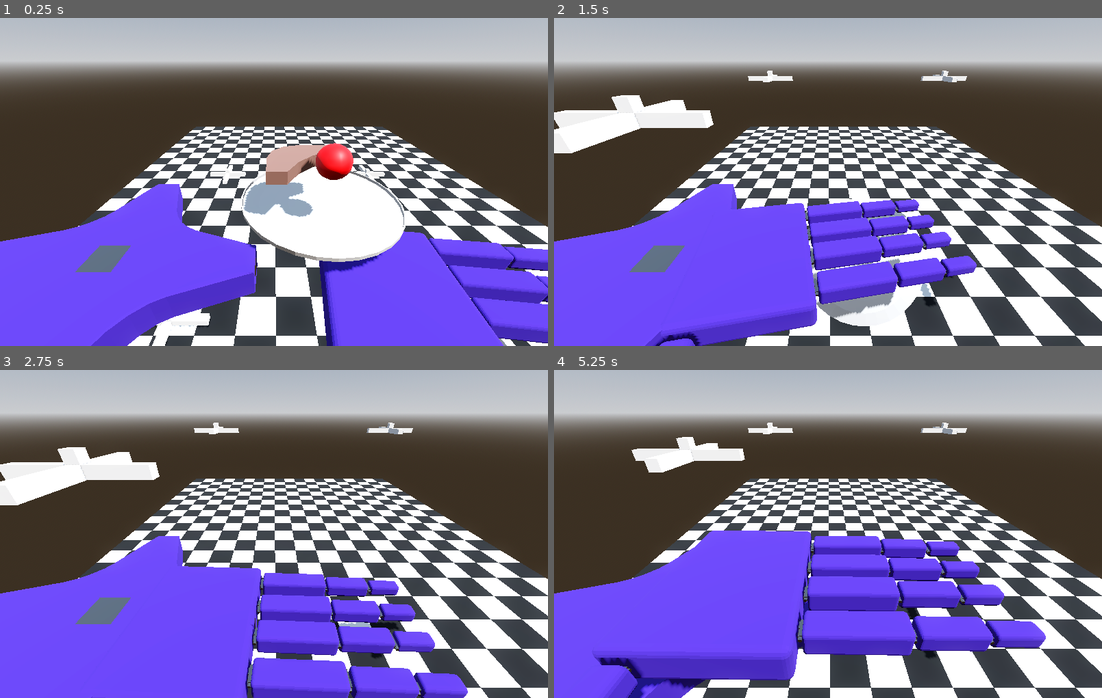
Above: before the commit, frames 1-4 (two rows, left to right).
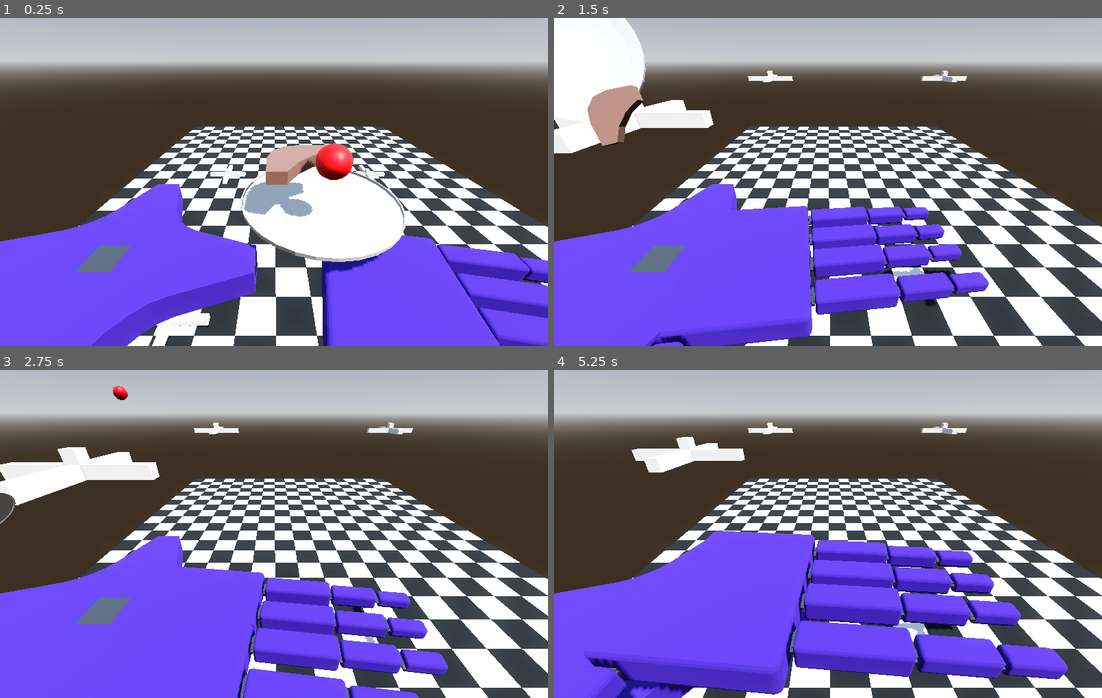
Above: after the commit, the same moments.

Repository: Odoxical/Please-Wait
Game: Godot game, scene res://scenes/Main.tscn
The game is run twice, just before and just after one commit, with the same random seed, the same clock (stepped at 60 frames per second) and the same inputs.
Inputs (mouse positions are in pixels of both pictures, inside the frame that each line leads up to):
- Up to frame 1 (0.25 s): no input
- Up to frame 2 (1.5 s): tap Enter (ui_accept) at 0.5, 0.77, 1.07 s; move the mouse to (855, 182) at 0.52 s; hold Up (ui_up) from 0.53 s (still down); tap Space at 0.6 s; tap R at 0.8, 1.35 s; move the mouse to (800, 182) at 1.27 s
- Up to frame 3 (2.75 s): keep holding Up (ui_up); tap Enter (ui_accept) at 1.52, 1.55, 1.82, 2.1 s; move the mouse to (284, 527) at 2.02 s; tap Space at 2.3 s
- Up to frame 4 (5.25 s): keep holding Up (ui_up); move the mouse to (822, 540) at 2.77 s; tap Mouse wheel down (Scroll_Down) at 2.85 s; tap Enter (ui_accept) at 3.02, 3.32, 3.77, 3.8, 4.07, 4.52, 4.82, 5 s; tap R at 3.05 s; move the mouse to (866, 537) at 3.52 s; hold Mouse wheel up (Scroll_Up) 3.53-4.28 s; move the mouse to (784, 530) at 4.27 s; tap Ctrl (panic) at 4.35 s; tap Space at 4.55 s; move the mouse to (833, 534) at 5.02 s; tap I (select_foot_1) at 5.1 s

The runs differ from the first frame. In frame 1, 3.5% of the frame differs, in the area x 58-100%, y 65-100%; in frame 2, 14%; in frame 3, 10%; in frame 4, 17%, in the area x 5-94%, y 48-100%.

Commit message:
floored

Diff:
--- a/Test2.tscn
+++ b/Test2.tscn
@@ -19,6 +19,12 @@
 
 [sub_resource type="StandardMaterial3D" id="Material_knee"]
 albedo_color = Color(0.2, 0.65, 1, 1)
+
+[sub_resource type="BoxShape3D" id="BoxShape3D_7h64q"]
+size = Vector3(200.0456, 1, 190.62195)
+
+[sub_resource type="BoxShape3D" id="BoxShape3D_f1fu2"]
+size = Vector3(57.38025, 7, 2)
 
 [node name="Node3D" type="Node3D" unique_id=1018644971]
 
@@ -265,8 +271,20 @@
 [node name="Floor" parent="." unique_id=969005094 instance=ExtResource("6_nhswp")]
 transform = Transform3D(0.1, 0, 0, 0, 0.1, 0, 0, 0, 0.1, -5.875, -1.112, 4.211)
 
+[node name="StaticBody3D" type="StaticBody3D" parent="Floor" unique_id=1676797442]
+
+[node name="CollisionShape3D" type="CollisionShape3D" parent="Floor/StaticBody3D" unique_id=618858364]
+transform = Transform3D(1, 0, 0, 0, 1, 0, 0, 0, 1, 95.017426, 0.07256603, -80.26166)
+shape = SubResource("BoxShape3D_7h64q")
+
+[node name="StaticBody3D2" type="StaticBody3D" parent="Floor" unique_id=1352022486]
+
+[node name="CollisionShape3D" type="CollisionShape3D" parent="Floor/StaticBody3D2" unique_id=1430926957]
+transform = Transform3D(1, 0, 0, 0, 1, 0, 0, 0, 1, 58.190125, 3, -59.500004)
+shape = SubResource("BoxShape3D_f1fu2")
+
 [node name="WorldEnvironment" type="WorldEnvironment" parent="." unique_id=993865804]
 environment = ExtResource("8_6soe1")
 
 [node name="Foods" parent="." unique_id=938991637 instance=ExtResource("10_f1fu2")]
-transform = Transform3D(0.08, 0, 0, 0, 0.08, 0, 0, 0, 0.08, 0.102532744, 0.09822338, -0.11097121)
+transform = Transform3D(0.08, 0, 0, 0, 0.08, 0, 0, 0, 0.08, 0.102532744, 0.26474398, 0.33462578)
--- /dev/null
+++ b/resources/Testing/test-grounds/Test2d.tscn
@@ -0,0 +1,76 @@
+[gd_scene format=3 uid="uid://dpjqn644l77r1"]
+
+[ext_resource type="Texture2D" uid="uid://bj0xq3ur3357q" path="res://icon.svg" id="1_2skwu"]
+[ext_resource type="Script" uid="uid://cqh0u51ywcua7" path="res://draggable.gd" id="2_wq2sw"]
+
+[sub_resource type="RectangleShape2D" id="RectangleShape2D_wq2sw"]
+size = Vector2(130, 133)
+
+[sub_resource type="RectangleShape2D" id="RectangleShape2D_7uqfo"]
+size = Vector2(506, 224)
+
+[node name="Node2D" type="Node2D" unique_id=308840164]
+
+[node name="DampedSpringJoint2D" type="DampedSpringJoint2D" parent="." unique_id=1200040812]
+node_a = NodePath("Body A")
+node_b = NodePath("Button/Body B")
+bias = 0.9
+length = 250.0
+rest_length = 328.0
+stiffness = 1.0
+
+[node name="Body A" type="RigidBody2D" parent="DampedSpringJoint2D" unique_id=2024655645]
+gravity_scale = 3.0
+
+[node name="CollisionShape2D" type="CollisionShape2D" parent="DampedSpringJoint2D/Body A" unique_id=2018104468]
+shape = SubResource("RectangleShape2D_wq2sw")
+
+[node name="Icon" type="Sprite2D" parent="DampedSpringJoint2D/Body A/CollisionShape2D" unique_id=2005249625]
+texture = ExtResource("1_2skwu")
+
+[node name="Button" type="Button" parent="DampedSpringJoint2D" unique_id=1792551355]
+offset_left = -64.0
+offset_top = 186.0
+offset_right = 64.0
+offset_bottom = 314.0
+icon = ExtResource("1_2skwu")
+script = ExtResource("2_wq2sw")
+metadata/_edit_use_anchors_ = true
+
+[node name="Body B" type="RigidBody2D" parent="DampedSpringJoint2D/Button" unique_id=1207874894]
+position = Vector2(64, 64)
+collision_layer = 2
+collision_mask = 2
+mass = 10.0
+gravity_scale = 0.0
+
+[node name="CollisionShape2D" type="CollisionShape2D" parent="DampedSpringJoint2D/Button/Body B" unique_id=2096801238]
+shape = SubResource("RectangleShape2D_wq2sw")
+
+[node name="Icon" type="Sprite2D" parent="DampedSpringJoint2D/Button/Body B" unique_id=2124082201]
+texture = ExtResource("1_2skwu")
+
+[node name="Camera2D" type="Camera2D" parent="." unique_id=2096401232]
+offset = Vector2(0, 250)
+
+[node name="StaticBody2D" type="StaticBody2D" parent="." unique_id=98894408]
+position = Vector2(-9, 452)
+collision_layer = 2
+collision_mask = 2
+
+[node name="CollisionShape2D2" type="CollisionShape2D" parent="StaticBody2D" unique_id=877932934]
+position = Vector2(9, -202)
+shape = SubResource("RectangleShape2D_7uqfo")
+debug_color = Color(0.54832876, 0.5648359, 0, 0.41960785)
+
+[node name="Unconnected Body C" type="RigidBody2D" parent="." unique_id=1651076064]
+gravity_scale = 3.0
+
+[node name="CollisionShape2D" type="CollisionShape2D" parent="Unconnected Body C" unique_id=1203821959]
+shape = SubResource("RectangleShape2D_wq2sw")
+
+[node name="Icon" type="Sprite2D" parent="Unconnected Body C/CollisionShape2D" unique_id=1744095222]
+texture = ExtResource("1_2skwu")
+
+[connection signal="button_down" from="DampedSpringJoint2D/Button" to="DampedSpringJoint2D/Button" method="_on_button_down"]
+[connection signal="button_up" from="DampedSpringJoint2D/Button" to="DampedSpringJoint2D/Button" method="_on_button_up"]
--- /dev/null
+++ b/resources/Testing/test-grounds/character_body_3d.gd
@@ -0,0 +1,28 @@
+extends CharacterBody3D
+
+
+const SPEED = 5.0
+const JUMP_VELOCITY = 4.5
+
+
+func _physics_process(delta: float) -> void:
+	# Add the gravity.
+	if not is_on_floor():
+		velocity += get_gravity() * delta
+
+	# Handle jump.
+	if Input.is_action_just_pressed("ui_accept") and is_on_floor():
+		velocity.y = JUMP_VELOCITY
+
+	# Get the input direction and handle the movement/deceleration.
+	# As good practice, you should replace UI actions with custom gameplay actions.
+	var input_dir := Input.get_vector("ui_left", "ui_right", "ui_up", "ui_down")
+	var direction := (transform.basis * Vector3(input_dir.x, 0, input_dir.y)).normalized()
+	if direction:
+		velocity.x = direction.x * SPEED
+		velocity.z = direction.z * SPEED
+	else:
+		velocity.x = move_toward(velocity.x, 0, SPEED)
+		velocity.z = move_toward(velocity.z, 0, SPEED)
+
+	move_and_slide()
--- /dev/null
+++ b/resources/Testing/test-grounds/draggable.gd
@@ -0,0 +1,15 @@
+extends Button
+
+var dragging = false
+var of = Vector2(0,0)
+
+func _process(delta):
+	if dragging:
+		global_position = get_global_mouse_position()-of
+
+func _on_button_down() -> void:
+	dragging = true
+	of = get_global_mouse_position() - global_position
+
+func _on_button_up() -> void:
+	dragging = false
--- /dev/null
+++ b/resources/Testing/test-grounds/icon.svg
@@ -0,0 +1 @@
+<svg xmlns="http://www.w3.org/2000/svg" width="128" height="128"><rect width="124" height="124" x="2" y="2" fill="#363d52" stroke="#212532" stroke-width="4" rx="14"/><g fill="#fff" transform="translate(12.322 12.322)scale(.101)"><path d="M105 673v33q407 354 814 0v-33z"/><path fill="#478cbf" d="m105 673 152 14q12 1 15 14l4 67 132 10 8-61q2-11 15-15h162q13 4 15 15l8 61 132-10 4-67q3-13 15-14l152-14V427q30-39 56-81-35-59-83-108-43 20-82 47-40-37-88-64 7-51 8-102-59-28-123-42-26 43-46 89-49-7-98 0-20-46-46-89-64 14-123 42 1 51 8 102-48 27-88 64-39-27-82-47-48 49-83 108 26 42 56 81zm0 33v39c0 276 813 276 814 0v-39l-134 12-5 69q-2 10-14 13l-162 11q-12 0-16-11l-10-65H446l-10 65q-4 11-16 11l-162-11q-12-3-14-13l-5-69z"/><path d="M483 600c0 34 58 34 58 0v-86c0-34-58-34-58 0z"/><circle cx="725" cy="526" r="90"/><circle cx="299" cy="526" r="90"/></g><g fill="#414042" transform="translate(12.322 12.322)scale(.101)"><circle cx="307" cy="532" r="60"/><circle cx="717" cy="532" r="60"/></g></svg>
--- /dev/null
+++ b/resources/Testing/test-grounds/mesh_instance_2d.gd
@@ -0,0 +1,6 @@
+extends MeshInstance2D
+
+
+
+func _process(delta: float) -> void:
+	on_
--- /dev/null
+++ b/resources/Testing/test-grounds/node_3d.gd
@@ -0,0 +1,290 @@
+extends Node3D
+
+# spring_demo.gd
+#
+# Attach to a Node3D as the root of an empty scene.
+# Builds a vertical mass-spring system entirely in code using
+# Generic6DOFJoint3D's built-in linear spring on the Y axis.
+#
+# Controls at runtime:
+#   Space     → apply upward impulse   (compress the spring)
+#   Down      → apply downward impulse (stretch the spring)
+#   R         → reset bob to initial position
+#
+# Requires Godot 4.x (tested with Jolt and Bullet physics backends).
+#
+# Scene tree produced at runtime:
+#
+#   Node3D          ← this script
+#   ├── Anchor      (StaticBody3D)
+#   ├── Bob         (RigidBody3D)
+#   ├── SpringJoint (Generic6DOFJoint3D)
+#   ├── SpringHelix (MeshInstance3D  — redrawn every frame)
+#   ├── Camera3D
+#   └── DirectionalLight3D
+
+# ── Spring parameters ─────────────────────────────────────────────────────────
+
+@export_group("Spring")
+
+## Spring stiffness constant k in N/m.
+## For reference: critical damping occurs when damping = 2·√(mass·stiffness)
+@export var spring_stiffness: float = 20.0
+
+## Damping coefficient.  0 = no damping; ~2·√(k·m) = critical (no overshoot).
+@export var spring_damping: float = 2.0
+
+## Distance from anchor to the spring's zero-force (equilibrium) point.
+## Gravity will shift the actual resting position a little below this — that
+## is physically correct behaviour (identical to a real hanging spring).
+@export var rest_length: float = 2.5
+
+
+# ── Hanging body ──────────────────────────────────────────────────────────────
+
+@export_group("Hanging Body")
+
+@export var bob_mass: float = 1.0
+
+## Extra downward offset applied at startup to kick the oscillation going.
+@export var initial_displacement: float = 0.8
+
+
+# ── Helix visual ──────────────────────────────────────────────────────────────
+
+@export_group("Spring Visual")
+
+@export var helix_coils: int = 8
+@export var helix_radius: float = 0.15
+@export var spring_color: Color = Color(0.25, 0.90, 0.40)
+
+
+# ── Private references ────────────────────────────────────────────────────────
+
+var _anchor : StaticBody3D
+var _bob    : RigidBody3D
+var _joint  : Generic6DOFJoint3D
+
+var _helix_mi  : MeshInstance3D   # scene node that holds the mesh
+var _helix_im  : ImmediateMesh    # rebuilt each frame to trace the coil
+var _helix_mat : StandardMaterial3D
+
+
+# ═════════════════════════════════════════════════════════════════════════════
+# Lifecycle
+# ═════════════════════════════════════════════════════════════════════════════
+
+func _ready() -> void:
+	_create_anchor()
+	_create_bob()
+	_create_joint()
+	_create_helix_visual()
+	_create_camera_and_light()
+
+
+func _process(_delta: float) -> void:
+	_redraw_helix()
+
+
+func _unhandled_input(event: InputEvent) -> void:
+	if not (event is InputEventKey and event.pressed):
+		return
+	if not is_instance_valid(_bob):
+		return
+
+	match event.keycode:
+		KEY_SPACE:
+			_bob.apply_central_impulse(Vector3(0.0,  5.0, 0.0))  # compress
+		KEY_DOWN:
+			_bob.apply_central_impulse(Vector3(0.0, -5.0, 0.0))  # stretch
+		KEY_R:
+			# Reset the bob to its starting position and kill velocity
+			_bob.linear_velocity  = Vector3.ZERO
+			_bob.angular_velocity = Vector3.ZERO
+			_bob.global_position  = Vector3(0.0, -(rest_length + initial_displacement), 0.0)
+
+
+# ═════════════════════════════════════════════════════════════════════════════
+# Scene construction
+# ═════════════════════════════════════════════════════════════════════════════
+
+func _create_anchor() -> void:
+	_anchor      = StaticBody3D.new()
+	_anchor.name = "Anchor"
+	add_child(_anchor)
+
+	# A collision shape is required for the physics engine to acknowledge it.
+	var col := CollisionShape3D.new()
+	col.shape = SphereShape3D.new()
+	_anchor.add_child(col)
+
+	# Visual — small grey ball marks the ceiling attachment point.
+	var mi  := MeshInstance3D.new()
+	var sm  := SphereMesh.new()
+	sm.radius = 0.15
+	sm.height = 0.30
+	mi.mesh   = sm
+	var mat           := StandardMaterial3D.new()
+	mat.albedo_color   = Color(0.80, 0.80, 0.80)
+	mi.material_override = mat
+	_anchor.add_child(mi)
+
+
+func _create_bob() -> void:
+	_bob          = RigidBody3D.new()
+	_bob.name     = "Bob"
+	_bob.mass     = bob_mass
+	# Start displaced so there is something to oscillate from the first frame.
+	_bob.position = Vector3(0.0, -(rest_length + initial_displacement), 0.0)
+	add_child(_bob)
+
+	var col := CollisionShape3D.new()
+	var box := BoxShape3D.new()
+	box.size    = Vector3(0.5, 0.5, 0.5)
+	col.shape   = box
+	_bob.add_child(col)
+
+	var mi := MeshInstance3D.new()
+	var bm := BoxMesh.new()
+	bm.size = Vector3(0.5, 0.5, 0.5)
+	mi.mesh = bm
+	var mat          := StandardMaterial3D.new()
+	mat.albedo_color  = Color(0.20, 0.45, 0.90)
+	mi.material_override = mat
+	_bob.add_child(mi)
+
+
+func _create_joint() -> void:
+	_joint      = Generic6DOFJoint3D.new()
+	_joint.name = "SpringJoint"
+	add_child(_joint)   # must be in the tree before accessing global_position
+
+	# Link the two bodies.  get_path() returns an absolute NodePath which
+	# Generic6DOFJoint3D resolves from the scene root — always valid here
+	# because both bodies were already added via add_child().
+	_joint.node_a = _anchor.get_path()
+	_joint.node_b = _bob.get_path()
+
+	# Place the joint at the anchor.  This becomes the origin of the joint's
+	# local reference frame — all limit and spring values are in this frame.
+	_joint.global_position = _anchor.global_position
+
+	# ── X linear: locked ────────────────────────────────────────────────────
+	# Setting lower == upper == 0 pins the axis; no spring applied.
+	_lock_linear_axis(Vector3.AXIS_X)
+
+	# ── Y linear: spring axis ───────────────────────────────────────────────
+	#
+	# We give the bob a generous travel range so the hard limits are only
+	# ever reached if something extreme happens (very large impulse, etc.).
+	_joint.set_flag_y(Generic6DOFJoint3D.FLAG_ENABLE_LINEAR_LIMIT, true)
+	_joint.set_param_y(Generic6DOFJoint3D.PARAM_LINEAR_LOWER_LIMIT, -(rest_length + 4.0))
+	_joint.set_param_y(Generic6DOFJoint3D.PARAM_LINEAR_UPPER_LIMIT,  0.5)
+
+	# The spring pulls node_b toward the equilibrium point.
+	# In joint-local Y coordinates: -rest_length means rest_length below the
+	# anchor.  Gravity shifts the actual resting height a little further down.
+	_joint.set_flag_y(Generic6DOFJoint3D.FLAG_ENABLE_LINEAR_SPRING, true)
+	_joint.set_param_y(Generic6DOFJoint3D.PARAM_LINEAR_SPRING_STIFFNESS,        spring_stiffness)
+	_joint.set_param_y(Generic6DOFJoint3D.PARAM_LINEAR_SPRING_DAMPING,          spring_damping)
+	_joint.set_param_y(Generic6DOFJoint3D.PARAM_LINEAR_SPRING_EQUILIBRIUM_POINT, -rest_length)
+
+	# ── Z linear: locked ────────────────────────────────────────────────────
+	_lock_linear_axis(Vector3.AXIS_Z)
+
+	# ── All angular axes: locked ─────────────────────────────────────────────
+	# Prevents the bob from spinning; it can only translate along Y.
+	_lock_angular_axis(Vector3.AXIS_X)
+	_lock_angular_axis(Vector3.AXIS_Y)
+	_lock_angular_axis(Vector3.AXIS_Z)
+
+
+## Constrain a linear axis to zero displacement (rigid — no spring).
+func _lock_linear_axis(axis: int) -> void:
+	match axis:
+		Vector3.AXIS_X:
+			_joint.set_flag_x(Generic6DOFJoint3D.FLAG_ENABLE_LINEAR_LIMIT, true)
+			_joint.set_param_x(Generic6DOFJoint3D.PARAM_LINEAR_LOWER_LIMIT, 0.0)
+			_joint.set_param_x(Generic6DOFJoint3D.PARAM_LINEAR_UPPER_LIMIT, 0.0)
+		Vector3.AXIS_Y:
+			_joint.set_flag_y(Generic6DOFJoint3D.FLAG_ENABLE_LINEAR_LIMIT, true)
+			_joint.set_param_y(Generic6DOFJoint3D.PARAM_LINEAR_LOWER_LIMIT, 0.0)
+			_joint.set_param_y(Generic6DOFJoint3D.PARAM_LINEAR_UPPER_LIMIT, 0.0)
+		Vector3.AXIS_Z:
+			_joint.set_flag_z(Generic6DOFJoint3D.FLAG_ENABLE_LINEAR_LIMIT, true)
+			_joint.set_param_z(Generic6DOFJoint3D.PARAM_LINEAR_LOWER_LIMIT, 0.0)
+			_joint.set_param_z(Generic6DOFJoint3D.PARAM_LINEAR_UPPER_LIMIT, 0.0)
+
+
+## Lock an angular axis so the bob cannot rotate around it.
+func _lock_angular_axis(axis: int) -> void:
+	match axis:
+		Vector3.AXIS_X:
+			_joint.set_flag_x(Generic6DOFJoint3D.FLAG_ENABLE_ANGULAR_LIMIT, true)
+			_joint.set_param_x(Generic6DOFJoint3D.PARAM_ANGULAR_LOWER_LIMIT, 0.0)
+			_joint.set_param_x(Generic6DOFJoint3D.PARAM_ANGULAR_UPPER_LIMIT, 0.0)
+		Vector3.AXIS_Y:
+			_joint.set_flag_y(Generic6DOFJoint3D.FLAG_ENABLE_ANGULAR_LIMIT, true)
+			_joint.set_param_y(Generic6DOFJoint3D.PARAM_ANGULAR_LOWER_LIMIT, 0.0)
+			_joint.set_param_y(Generic6DOFJoint3D.PARAM_ANGULAR_UPPER_LIMIT, 0.0)
+		Vector3.AXIS_Z:
+			_joint.set_flag_z(Generic6DOFJoint3D.FLAG_ENABLE_ANGULAR_LIMIT, true)
+			_joint.set_param_z(Generic6DOFJoint3D.PARAM_ANGULAR_LOWER_LIMIT, 0.0)
+			_joint.set_param_z(Generic6DOFJoint3D.PARAM_ANGULAR_UPPER_LIMIT, 0.0)
+
+
+func _create_helix_visual() -> void:
+	_helix_mi      = MeshInstance3D.new()
+	_helix_mi.name = "SpringHelix"
+	add_child(_helix_mi)
+
+	_helix_im      = ImmediateMesh.new()
+	_helix_mi.mesh = _helix_im
+
+	_helix_mat                  = StandardMaterial3D.new()
+	_helix_mat.shading_mode     = BaseMaterial3D.SHADING_MODE_UNSHADED
+	_helix_mat.albedo_color     = spring_color
+
+
+func _create_camera_and_light() -> void:
+	var cam := Camera3D.new()
+	cam.position = Vector3(3.0, -(rest_length * 0.5), 6.0)
+	cam.look_at(Vector3(0.0, -(rest_length * 0.5), 0.0), Vector3.UP)
+	add_child(cam)
+
+	var light := DirectionalLight3D.new()
+	light.rotation_degrees = Vector3(-50.0, 30.0, 0.0)
+	add_child(light)
+
+
+# ═════════════════════════════════════════════════════════════════════════════
+# Per-frame helix drawing
+# ═════════════════════════════════════════════════════════════════════════════
+
+func _redraw_helix() -> void:
+	if not is_instance_valid(_bob):
+		return
+
+	# Wipe last frame's geometry and rebuild the helix between the two endpoints.
+	_helix_im.clear_surfaces()
+	_helix_im.surface_begin(Mesh.PRIMITIVE_LINE_STRIP)
+
+	var top    : Vector3 = _anchor.global_position
+	var bottom : Vector3 = _bob.global_position
+	var steps  : int     = helix_coils * 20   # vertices per revolution
+
+	for i in range(steps + 1):
+		var t     := float(i) / float(steps)
+		var angle := t * float(helix_coils) * TAU   # radians around the axis
+		# Linearly interpolate the coil's centre between anchor and bob,
+		# then offset by the helix radius in the XZ plane.
+		var centre := top.lerp(bottom, t)
+		_helix_im.surface_add_vertex(centre + Vector3(
+			cos(angle) * helix_radius,
+			0.0,
+			sin(angle) * helix_radius
+		))
+
+	_helix_im.surface_end()
+	# clear_surfaces() removes surface materials, so re-apply every frame.
+	_helix_mi.set_surface_override_material(0, _helix_mat)
--- /dev/null
+++ b/resources/Testing/test-grounds/node_3d.tscn
@@ -0,0 +1,6 @@
+[gd_scene format=3 uid="uid://bdim2qvy630he"]
+
+[ext_resource type="Script" uid="uid://burtup0pbw4w8" path="res://node_3d.gd" id="1_a202f"]
+
+[node name="Node3D" type="Node3D" unique_id=1065481447]
+script = ExtResource("1_a202f")
--- /dev/null
+++ b/resources/Testing/test-grounds/project.godot
@@ -0,0 +1,24 @@
+; Engine configuration file.
+; It's best edited using the editor UI and not directly,
+; since the parameters that go here are not all obvious.
+;
+; Format:
+;   [section] ; section goes between []
+;   param=value ; assign values to parameters
+
+config_version=5
+
+[application]
+
+config/name="TestGrounds"
+run/main_scene="uid://dpjqn644l77r1"
+config/features=PackedStringArray("4.6", "Forward Plus")
+config/icon="res://icon.svg"
+
+[physics]
+
+3d/physics_engine="GodotPhysics3D"
+
+[rendering]
+
+rendering_device/driver.windows="d3d12"
--- a/scripts/Grabber.gd
+++ b/scripts/Grabber.gd
@@ -1,5 +1,4 @@
 extends CharacterBody3D
-
 @export_category("Hand Config")
 @export var normal_speed = 250
 @export var panic_speed = 500
@@ -8,20 +7,16 @@
 @export var normal_smoothing = 0.95
 @export var panic_smoothing = 0.5
 @export var mouse_sensitivity: float = 0.0015
-
+@export var min_arm_length: float = 0.16
 var panic_mode = false
 var height = 0
 var ground_plane = Plane(Vector3.UP, height)
 var speed_factor: float
 var arm_length = normal_arm_length
-var min_arm_length = arm_length/5
-
 func _ready():
 	Input.mouse_mode = Input.MOUSE_MODE_CAPTURED
-
 func _unhandled_input(event):
 	if event is InputEventMouseMotion:
-
 		var flat_pos = Vector2(position.x, position.z)
 		var dist = flat_pos.length()
 		var reach = clamp(dist / arm_length, 0.0, 1.0)
@@ -37,22 +32,18 @@
 			var new_pos = flat_pos + move
 			if new_pos.length() > arm_length:
 				new_pos = new_pos.normalized() * arm_length
+			if new_pos.length() > 0.001 and new_pos.length() < min_arm_length:
+				new_pos = new_pos.normalized() * min_arm_length
 			position.x = new_pos.x
 			position.z = new_pos.y
+		else:
+			var new_pos = flat_pos + raw_move
 			if new_pos.length() > arm_length:
 				new_pos = new_pos.normalized() * arm_length
 			if new_pos.length() > 0.001 and new_pos.length() < min_arm_length:
 				new_pos = new_pos.normalized() * min_arm_length
-		else:
-			var new_pos = flat_pos + raw_move
-			if new_pos.length() > arm_length:
-				new_pos = new_pos.normalized() * arm_length
 			position.x = new_pos.x
 			position.z = new_pos.y
-			if new_pos.length() > arm_length:
-				new_pos = new_pos.normalized() * arm_length
-			if new_pos.length() > 0.001 and new_pos.length() < min_arm_length:
-				new_pos = new_pos.normalized() * min_arm_length
 	if Input.is_action_pressed("Scroll_Up"):
 		velocity.y += (panic_speed if panic_mode else normal_speed) * speed_factor/5
 	if Input.is_action_pressed("Scroll_Down"):
@@ -61,15 +52,12 @@
 		Input.mouse_mode = Input.MOUSE_MODE_VISIBLE
 	if Input.is_action_just_pressed("panic"):
 		panic_mode = !panic_mode
-
 func _process(delta):
-	print(position)
 	arm_length = panic_arm_length if panic_mode else normal_arm_length
 	speed_factor = delta * (2.0 if panic_mode else 1.0)
 	position.y += velocity.y * speed_factor
 	velocity.y *= panic_smoothing if panic_mode else normal_smoothing
-
 	var flat_pos = Vector2(position.x, position.z)
 	if flat_pos.length() > 0.05:
-		var angle = atan2(flat_pos.x, flat_pos.y) + PI / 2
-		rotation.y = angle
+		var angle = atan2(flat_pos.x, flat_pos.y)
+		rotation.y = angle+1.5
Not shown, added: resources/Testing/Claude.txt
Not shown, added: resources/Testing/test-grounds/character_body_3d.gd.uid
Not shown, added: resources/Testing/test-grounds/draggable.gd.uid
Not shown, added: resources/Testing/test-grounds/icon.svg.import
Not shown, added: resources/Testing/test-grounds/mesh_instance_2d.gd.uid
Not shown, added: resources/Testing/test-grounds/node_3d.gd.uid
Not shown, added: resources/Testing/test-grounds/.editorconfig
Not shown, added: resources/Testing/test-grounds/.gitattributes
Not shown, added: resources/Testing/test-grounds/.gitignore
